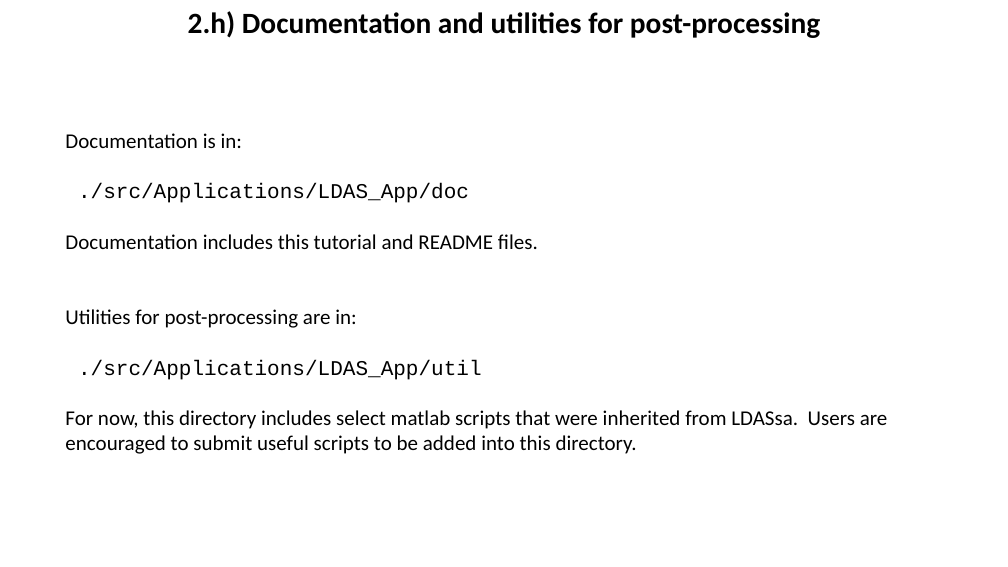
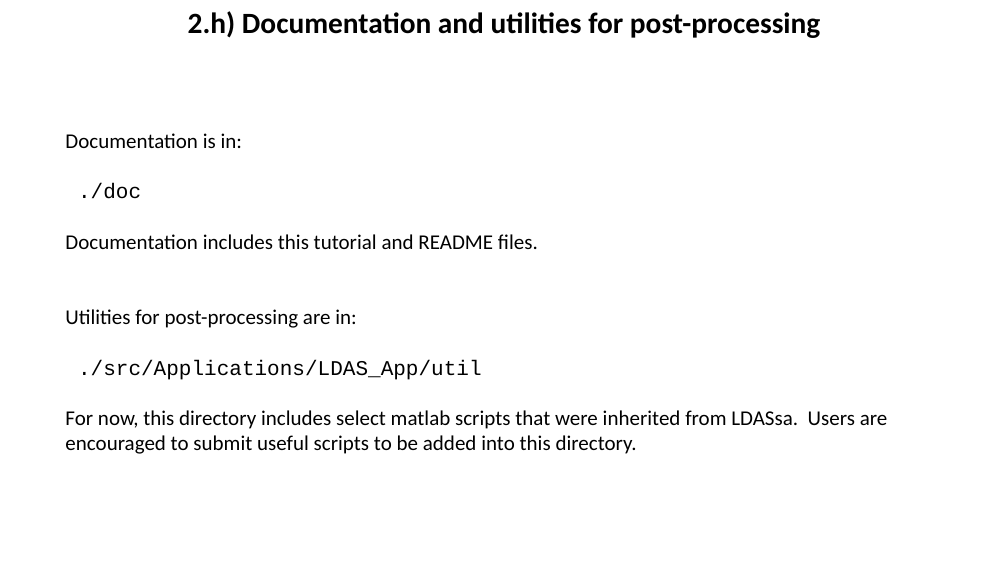
Before and after one commit to GEOS-ESM/GEOSldas, a slide deck: slide 31 of doc/GEOSldas-tutorial.pptx. Drawn at 1008x567 pixels with LibreOffice and Linux fonts; fonts in the diff are those of the drawing. Boxes give left, top, right and bottom in pixels: in the first picture for what was removed or moved away, otherwise in the second. Text is boxed around its words. In the diff, an @@ line names an element or a change of style, - is before the commit and + after.

```diff
--- a/doc/GEOSldas-tutorial.pptx
+++ b/doc/GEOSldas-tutorial.pptx
@@ text at <box>78,183,141,199</box>: text changed @@
-./src/Applications/LDAS_App/doc
+./doc
```
Also in this commit, not shown: 7 other slides changed, 1 other file.
